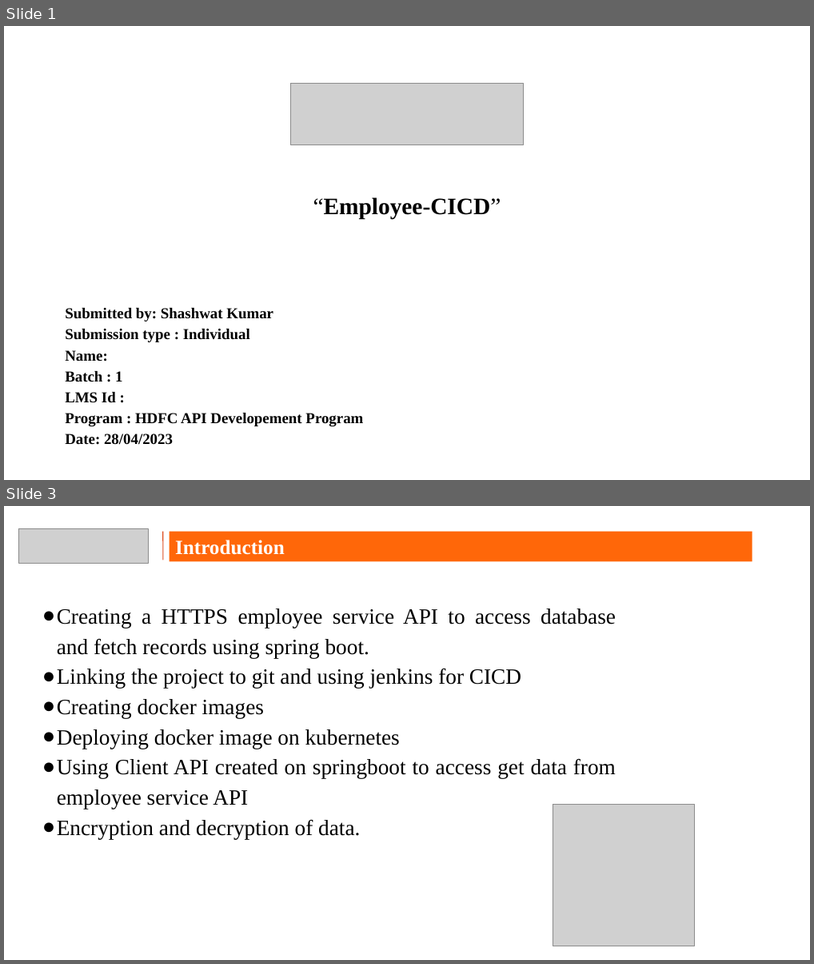
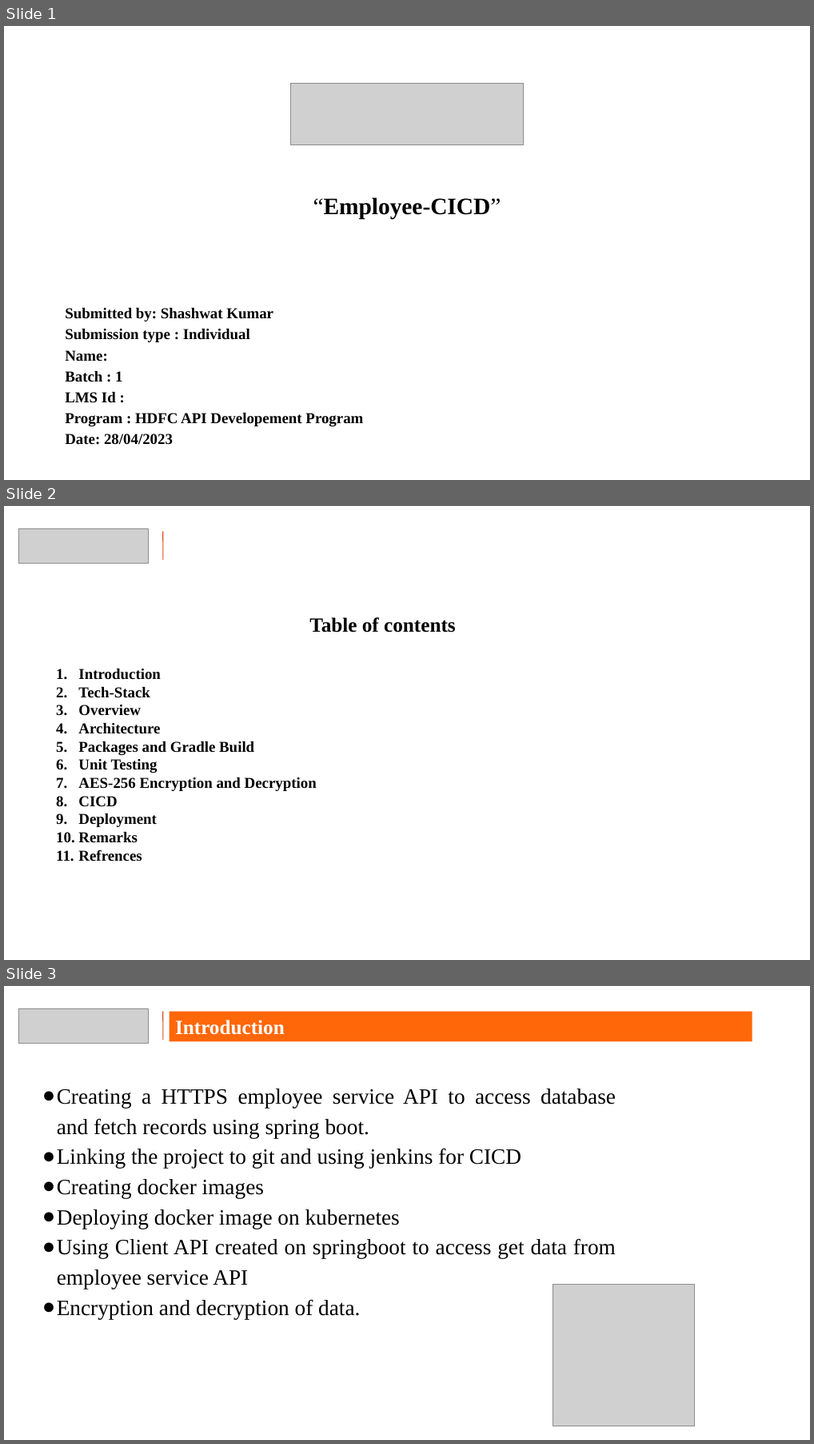
Before and after one commit to satanpotato98/HDFC-Capstone-Project, a slide deck: Capstone_Project.pptx. Shown one above the other, each under a label of ours: slides 1 and 3 before the commit, slides 1, 2 and 3 after it; the slides between them are not shown. The pictures are 814x964 and 814x1444 pixels, drawn with LibreOffice and Linux fonts; fonts in the diff are those of the drawing; grey boxes stand for pictures; background and template pictures are left out. Boxes give left, top, right and bottom in pixels: in the first picture for what was removed or moved away, otherwise in the second. Text is boxed around its words. In the diff, an @@ line names an element or a change of style, - is before the commit and + after.

```diff
--- a/Capstone_Project.pptx
+++ b/Capstone_Project.pptx
@@ slide 2 added at bbox=[4, 506, 810, 960], background picture (left out) @@
@@ picture added at bbox=[18, 528, 149, 563] @@
@@ line added from (163, 532) to (163, 560), #DD4F22 1 pt @@
@@ text added at bbox=[78, 617, 456, 860], 18 pt, text #000000, bold @@
+Table of contents
+1. Introduction
+2. Tech-Stack
+3. Overview
+4. Architecture
+5. Packages and Gradle Build
+6. Unit Testing
+7. AES-256 Encryption and Decryption
+8. CICD
+9. Deployment
+10. Remarks
+11. Refrences
```
Also in this commit, not shown: 2 slides removed, 1 other file.
